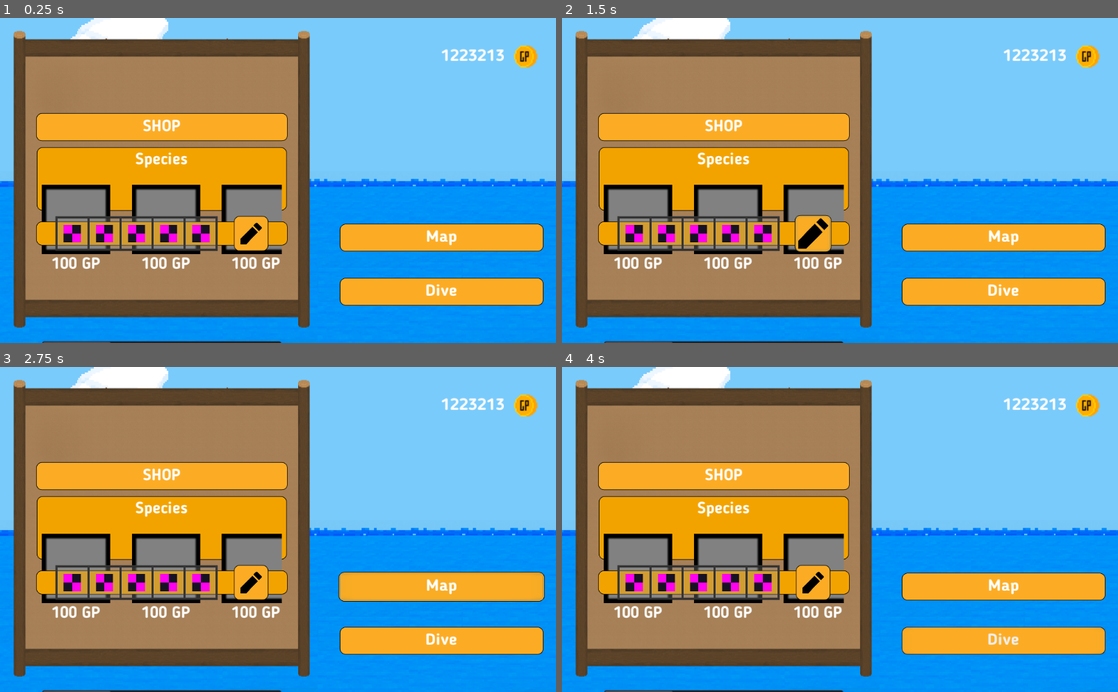
Above: before the commit, frames 1-4 (two rows, left to right).
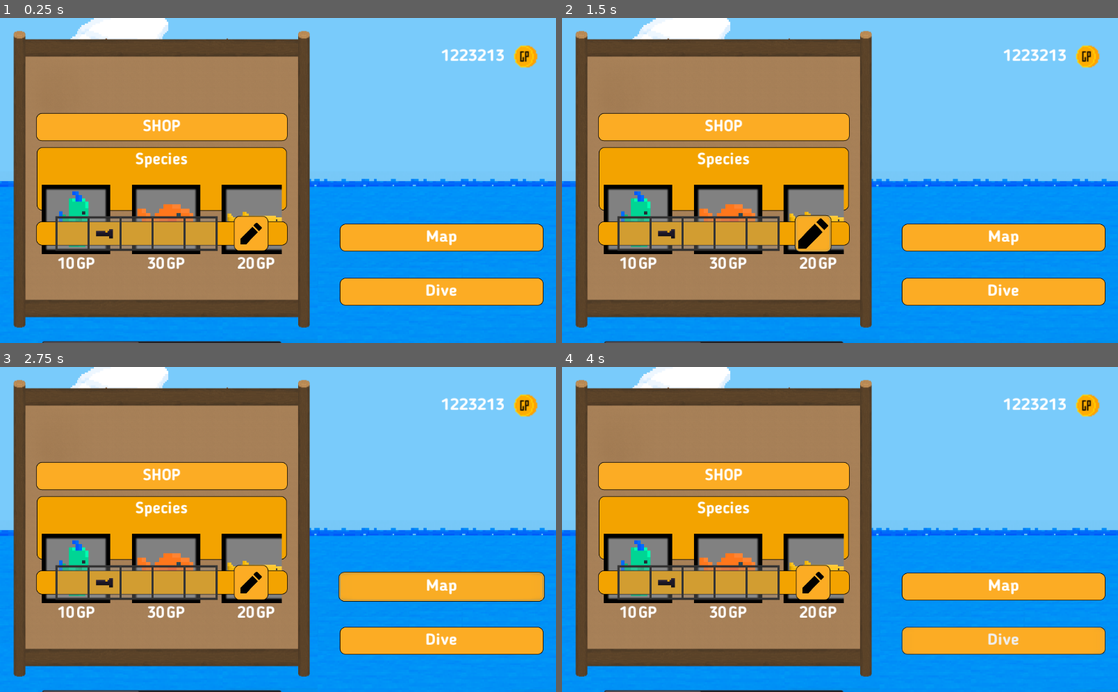
Above: after the commit, the same moments.

Repository: eliaperantoni/fisherman
Game: Godot game, scene res://scenes/menu/Menu.tscn
Two runs of this game, one before a commit and one after it. Both use one fixed random seed, a clock stepped at 60 frames per second and the inputs below. This scene is started directly instead of the project's main scene.
Inputs (mouse positions are in pixels of both pictures, inside the frame that each line leads up to):
- Up to frame 1 (0.25 s): no input
- Up to frame 2 (1.5 s): click "SHOP" at 0.5 s; click (812, 232) at 1.27 s
- Up to frame 3 (2.75 s): click "Map" at 2 s
- Up to frame 4 (4 s): click "Dive" at 2.75 s; tap Enter at 3.5 s; move the mouse to (962, 513) at 3.52 s; hold Right (ui_right) from 3.53 s (still down); click (962, 513) at 3.6 s

The runs differ from the first frame. In frame 1, 2.2% of the frame differs, in the area x 9-51%, y 53-100%; in frame 2, 2.2%; in frame 3, 2.2%; in frame 4, 2.2%.

Commit message:
Implemented basic methods

Diff:
--- a/globals/Global.gd
+++ b/globals/Global.gd
@@ -3,7 +3,12 @@
 
 var money = 0
 var current_scene: Node = null
-
+var tools = {
+	1: {
+		obj = preload("res://scenes/tools/hand_tools/Flashlight.tscn").instance(),
+		texture = preload("res://scenes/tools/hand_tools/assets/flashlight.png")
+	}
+}
 
 func _ready():
 	# get the root node
--- /dev/null
+++ b/scenes/menu/ContainerOptions.gd
@@ -0,0 +1,14 @@
+extends Panel
+
+onready var toolbelt_display = $Bottom/HBoxContainer/Toolbet
+onready var container_wanted = $Center/VBoxContainer/ScrollContainer/GridContainer
+var rect_wanted = preload("res://scenes/menu/ContainerWanted.tscn")
+
+func _ready():
+	toolbelt_display.on_toolset_changed(Global.tools)
+
+func add_wanted(fish,reward):
+	var rect =  rect_wanted.instance()
+	rect.set_texture(fish.get_texture())
+	rect.set_reward(reward)
+	container_wanted.add_child(rect)
--- a/scenes/menu/ContainerOptions.tscn
+++ b/scenes/menu/ContainerOptions.tscn
@@ -3,7 +3,7 @@
 [ext_resource path="res://assets/fonts/default_font.tres" type="DynamicFont" id=1]
 [ext_resource path="res://scenes/interface/ToolbeltDisplay.tscn" type="PackedScene" id=2]
 [ext_resource path="res://scenes/menu/edit.png" type="Texture" id=3]
-[ext_resource path="res://scenes/menu/ContainerWanted.tscn" type="PackedScene" id=4]
+[ext_resource path="res://scenes/menu/ContainerOptions.gd" type="Script" id=5]
 
 [sub_resource type="StyleBoxTexture" id=1]
 
@@ -14,6 +14,7 @@
 anchor_bottom = 1.0
 rect_pivot_offset = Vector2( -388.918, -125.306 )
 custom_styles/panel = SubResource( 1 )
+script = ExtResource( 5 )
 __meta__ = {
 "_edit_use_anchors_": false
 }
@@ -76,84 +77,16 @@
 }
 
 [node name="GridContainer" type="HBoxContainer" parent="Center/VBoxContainer/ScrollContainer"]
-margin_right = 1640.0
-margin_bottom = 163.0
 custom_constants/separation = 40
-
-[node name="ContainerWanted" parent="Center/VBoxContainer/ScrollContainer/GridContainer" instance=ExtResource( 4 )]
-anchor_right = 0.0
-anchor_bottom = 0.0
-margin_right = 128.0
-margin_bottom = 163.0
-
-[node name="ContainerWanted6" parent="Center/VBoxContainer/ScrollContainer/GridContainer" instance=ExtResource( 4 )]
-anchor_right = 0.0
-anchor_bottom = 0.0
-margin_left = 168.0
-margin_right = 296.0
-margin_bottom = 163.0
-
-[node name="ContainerWanted7" parent="Center/VBoxContainer/ScrollContainer/GridContainer" instance=ExtResource( 4 )]
-anchor_right = 0.0
-anchor_bottom = 0.0
-margin_left = 336.0
-margin_right = 464.0
-margin_bottom = 163.0
-
-[node name="ContainerWanted8" parent="Center/VBoxContainer/ScrollContainer/GridContainer" instance=ExtResource( 4 )]
-anchor_right = 0.0
-anchor_bottom = 0.0
-margin_left = 504.0
-margin_right = 632.0
-margin_bottom = 163.0
-
-[node name="ContainerWanted9" parent="Center/VBoxContainer/ScrollContainer/GridContainer" instance=ExtResource( 4 )]
-anchor_right = 0.0
-anchor_bottom = 0.0
-margin_left = 672.0
-margin_right = 800.0
-margin_bottom = 163.0
-
-[node name="ContainerWanted10" parent="Center/VBoxContainer/ScrollContainer/GridContainer" instance=ExtResource( 4 )]
-anchor_right = 0.0
-anchor_bottom = 0.0
-margin_left = 840.0
-margin_right = 968.0
-margin_bottom = 163.0
-
-[node name="ContainerWanted3" parent="Center/VBoxContainer/ScrollContainer/GridContainer" instance=ExtResource( 4 )]
-anchor_right = 0.0
-anchor_bottom = 0.0
-margin_left = 1008.0
-margin_right = 1136.0
-margin_bottom = 163.0
-
-[node name="ContainerWanted4" parent="Center/VBoxContainer/ScrollContainer/GridContainer" instance=ExtResource( 4 )]
-anchor_right = 0.0
-anchor_bottom = 0.0
-margin_left = 1176.0
-margin_right = 1304.0
-margin_bottom = 163.0
-
-[node name="ContainerWanted2" parent="Center/VBoxContainer/ScrollContainer/GridContainer" instance=ExtResource( 4 )]
-anchor_right = 0.0
-anchor_bottom = 0.0
-margin_left = 1344.0
-margin_right = 1472.0
-margin_bottom = 163.0
-
-[node name="ContainerWanted5" parent="Center/VBoxContainer/ScrollContainer/GridContainer" instance=ExtResource( 4 )]
-anchor_right = 0.0
-anchor_bottom = 0.0
-margin_left = 1512.0
-margin_right = 1640.0
-margin_bottom = 163.0
 
 [node name="Bottom" type="Panel" parent="."]
 anchor_top = 0.822
 anchor_right = 1.0
 anchor_bottom = 1.0
 margin_top = -0.200012
+__meta__ = {
+"_edit_use_anchors_": false
+}
 
 [node name="HBoxContainer" type="HBoxContainer" parent="Bottom"]
 anchor_left = 0.5
@@ -170,7 +103,7 @@
 "_edit_use_anchors_": false
 }
 
-[node name="Row" parent="Bottom/HBoxContainer" instance=ExtResource( 2 )]
+[node name="Toolbet" parent="Bottom/HBoxContainer" instance=ExtResource( 2 )]
 anchor_left = 0.0
 anchor_top = 0.0
 anchor_right = 0.0
--- /dev/null
+++ b/scenes/menu/ContainerWanted.gd
@@ -0,0 +1,6 @@
+extends VBoxContainer
+
+func set_texture(texture):
+	$ContainerTexture/Texture.texture = texture
+func set_reward(reward):
+	$Text/Reward.text="%s" % reward
--- a/scenes/menu/ContainerWanted.tscn
+++ b/scenes/menu/ContainerWanted.tscn
@@ -1,25 +1,27 @@
-[gd_scene load_steps=3 format=2]
+[gd_scene load_steps=4 format=2]
 
 [ext_resource path="res://scenes/interface/assets/fish_bar_container.png" type="Texture" id=1]
 [ext_resource path="res://assets/fonts/default_font.tres" type="DynamicFont" id=2]
+[ext_resource path="res://scenes/menu/ContainerWanted.gd" type="Script" id=3]
 
 [node name="ContainerWanted" type="VBoxContainer"]
 anchor_right = 0.125
 anchor_bottom = 0.272
 margin_right = -64.0
 margin_bottom = -99.2
+script = ExtResource( 3 )
 __meta__ = {
 "_edit_use_anchors_": false
 }
 
-[node name="TextureRect" type="TextureRect" parent="."]
+[node name="ContainerTexture" type="TextureRect" parent="."]
 margin_right = 128.0
 margin_bottom = 128.0
 rect_min_size = Vector2( 128, 128 )
 texture = ExtResource( 1 )
 expand = true
 
-[node name="TextureRect" type="TextureRect" parent="TextureRect"]
+[node name="Texture" type="TextureRect" parent="ContainerTexture"]
 anchor_left = 0.078
 anchor_top = 0.094
 anchor_right = 0.906
@@ -28,14 +30,30 @@
 margin_top = -0.0159998
 margin_right = 0.0159912
 margin_bottom = 0.0159988
+expand = true
+stretch_mode = 6
 __meta__ = {
 "_edit_use_anchors_": false
 }
 
-[node name="Label" type="Label" parent="."]
+[node name="Text" type="HBoxContainer" parent="."]
 margin_top = 132.0
 margin_right = 128.0
 margin_bottom = 163.0
+alignment = 1
+
+[node name="Reward" type="Label" parent="Text"]
+margin_left = 21.0
+margin_right = 69.0
+margin_bottom = 31.0
 custom_fonts/font = ExtResource( 2 )
-text = "100 GP"
+text = "100"
 align = 1
+
+[node name="GP" type="Label" parent="Text"]
+margin_left = 73.0
+margin_right = 107.0
+margin_bottom = 31.0
+custom_fonts/font = ExtResource( 2 )
+text = "GP"
+align = 1
--- /dev/null
+++ b/scenes/menu/LeftMenu.gd
@@ -0,0 +1,15 @@
+extends TextureRect
+
+
+
+onready var toolbelt_display = $MarginContainer/ContainerOptions/Bottom/HBoxContainer/Row/ToolDisplay
+
+
+# Called when the node enters the scene tree for the first time.
+func _ready():
+	pass # Replace with function body.
+
+
+# Called every frame. 'delta' is the elapsed time since the previous frame.
+#func _process(delta):
+#	pass
--- a/scenes/menu/LeftMenu.tscn
+++ b/scenes/menu/LeftMenu.tscn
@@ -9,6 +9,9 @@
 rect_min_size = Vector2( 300, 300 )
 texture = ExtResource( 2 )
 expand = true
+__meta__ = {
+"_edit_use_anchors_": false
+}
 
 [node name="MarginContainer" type="MarginContainer" parent="."]
 anchor_left = 0.049
@@ -27,10 +30,10 @@
 "_edit_use_anchors_": false
 }
 
-[node name="Control" parent="MarginContainer" instance=ExtResource( 1 )]
+[node name="ContainerOptions" parent="MarginContainer" instance=ExtResource( 1 )]
 anchor_right = 0.0
 anchor_bottom = 0.0
 margin_left = 20.0
 margin_top = 100.0
-margin_right = 903.0
+margin_right = 902.0
 margin_bottom = 379.0
--- /dev/null
+++ b/scenes/menu/Menu.gd
@@ -0,0 +1,28 @@
+extends TextureRect
+var fishes_test = {
+	0:preload("res://scenes/mobs/FishOblungo.tscn").instance(),
+	1:preload("res://scenes/mobs/Fish1.tscn").instance(),
+	2:preload("res://scenes/mobs/Fish2.tscn").instance(),
+	3:preload("res://scenes/mobs/Fish3.tscn").instance(),
+	4:preload("res://scenes/mobs/Fish4.tscn").instance(),
+	5:preload("res://scenes/mobs/FishCarango.tscn").instance(),
+	6:preload("res://scenes/mobs/FishCarangoCrystal.tscn").instance()
+}
+
+func _ready():
+	var test_wanted = {
+		fishes_test[0]:10,
+		fishes_test[1]:30,
+		fishes_test[2]:20,
+		fishes_test[3]:40,
+		fishes_test[4]:10,
+		fishes_test[5]:230,
+		fishes_test[6]:1300,
+		}
+	add_fishes_wanted(test_wanted)
+
+func add_fishes_wanted(fishes):
+	#fishes è un dizionario avente come chiave un pesce e valore la sua relativa taglia
+	for fish in fishes:
+		#fishes[fish]=reward
+		$MarginLeft/LeftMenu/MarginContainer/ContainerOptions.add_wanted(fish,fishes[fish])
--- a/scenes/menu/Menu.tscn
+++ b/scenes/menu/Menu.tscn
@@ -1,9 +1,10 @@
-[gd_scene load_steps=5 format=2]
+[gd_scene load_steps=6 format=2]
 
 [ext_resource path="res://scenes/menu/background.png" type="Texture" id=1]
 [ext_resource path="res://scenes/menu/RightMenu.tscn" type="PackedScene" id=2]
 [ext_resource path="res://scenes/menu/LeftMenu.tscn" type="PackedScene" id=3]
 [ext_resource path="res://assets/themes/theme.tres" type="Theme" id=4]
+[ext_resource path="res://scenes/menu/Menu.gd" type="Script" id=5]
 
 [node name="Control" type="TextureRect"]
 anchor_right = 1.0
@@ -11,6 +12,7 @@
 theme = ExtResource( 4 )
 texture = ExtResource( 1 )
 expand = true
+script = ExtResource( 5 )
 __meta__ = {
 "_edit_lock_": true,
 "_edit_use_anchors_": false
--- a/scenes/mobs/fish_passive_controller.gd
+++ b/scenes/mobs/fish_passive_controller.gd
@@ -30,7 +30,6 @@
 		_update_trip(true)
 
 	apply_central_impulse(direction * impulse_multiplier * delta)
-
 func _update_trip(force_downward = false):
 	var max_radius
 	if force_downward:
--- a/scenes/tools/toolbelt.gd
+++ b/scenes/tools/toolbelt.gd
@@ -8,12 +8,14 @@
 signal tool_changed(old_tool_i, new_tool_i)
 
 var current_tool_i setget set_current_tool_i
-var tools = {
-	1: {
-		obj = preload("res://scenes/tools/hand_tools/Flashlight.tscn").instance(),
-		texture = preload("res://scenes/tools/hand_tools/assets/flashlight.png")
-	}
-}
+#var tools = {
+#	1: {
+#		obj = preload("res://scenes/tools/hand_tools/Flashlight.tscn").instance(),
+#		texture = preload("res://scenes/tools/hand_tools/assets/flashlight.png")
+#	}
+#}
+var tools = Global.tools
+
 
 func _ready():
 	for key in tools:
Not shown: 1 places in scenes/player/Player.tscn that only renumber resources
